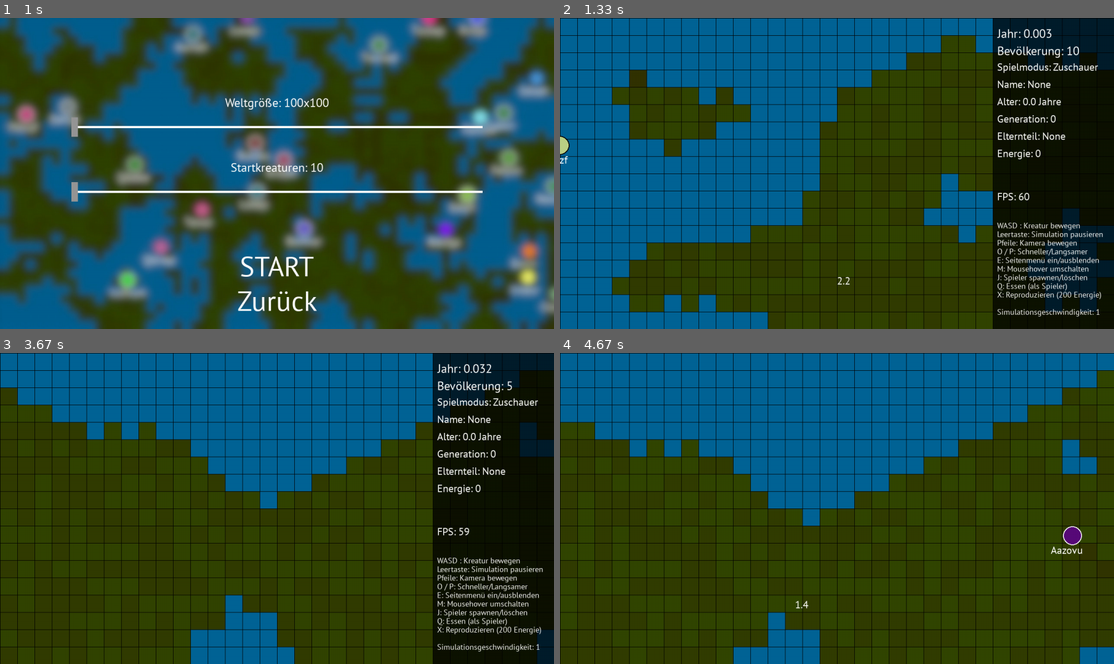
Above: before the commit, frames 1-4 (two rows, left to right).
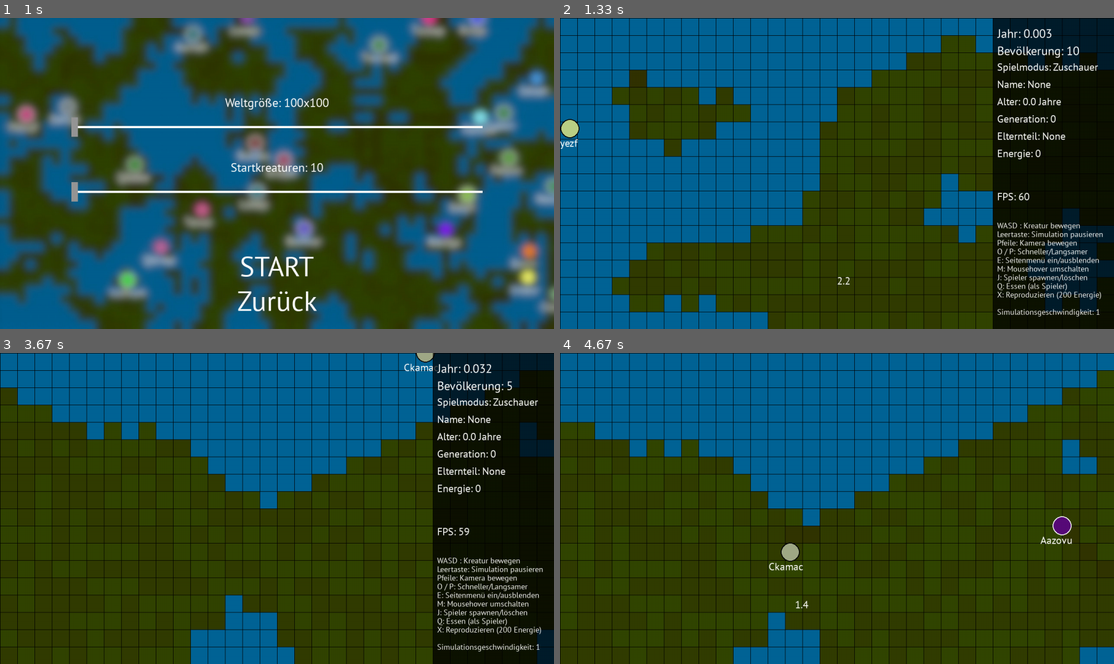
Above: after the commit, the same moments.

Repository: coding-lines/evolvers
Game: pygame game, started from evolversFiles/runGame_GUI.py
Two runs of this game, one before a commit and one after it. Both use one fixed random seed, a clock stepped at 60 frames per second and the inputs below.
Inputs (mouse positions are in pixels of both pictures, inside the frame that each line leads up to):
- Up to frame 1 (1 s): click "START" at 0.38 s; click "Neue Simulation" at 0.72 s
- Up to frame 2 (1.33 s): click "START" at 1.05 s
- Up to frame 3 (3.67 s): hold Right 1.33-1.8 s; move the mouse to (470, 545) at 1.37 s; hold Up 1.88-2.18 s; move the mouse to (72, 514) at 1.92 s; tap Space at 1.95, 2.28, 2.58, 2.78, 3.08, 3.35 s; tap E at 2.03, 3.43 s; hold Right 2.22-2.68 s; move the mouse to (166, 396) at 2.25 s; hold Left 2.72-3.25 s; move the mouse to (421, 511) at 2.75 s; hold Down 3.28-3.58 s; move the mouse to (343, 499) at 3.32 s; hold Left from 3.62 s (still down); move the mouse to (487, 589) at 3.65 s
- Up to frame 4 (4.67 s): tap Space at 3.68, 3.98, 4.12, 4.52 s; release Left at 4.02 s; hold Up 4.05-4.42 s; move the mouse to (720, 458) at 4.08 s; hold Right from 4.45 s (still down); move the mouse to (792, 589) at 4.48 s; tap E at 4.6 s

Frame 1 is identical in both runs. In frame 2, 0.3% of the frame differs, in the area x 0-4%, y 32-47%; in frame 3, 0.2%; in frame 4, 0.7%, in the area x 37-95%, y 52-70%.

Commit message:
Implemented new movement engine

Diff:
--- a/evolversFiles/creatureEngine.py
+++ b/evolversFiles/creatureEngine.py
@@ -134,17 +134,17 @@
                 creatures[creature]["rotation"] = random_rotation(creatures[creature]["rotation"])
 
             if creatures[creature]["rotation"] in range(0,45) or creatures[creature]["rotation"] in range(314,360):
-                creatures[creature]["movementY"] = (-creatures[creature]["attributes"]["realFleeSpeed"] + creatures[creature]["movementY"])/2
-                creatures[creature]["y"] -= creatures[creature]["attributes"]["realFleeSpeed"]
-            if creatures[creature]["rotation"] in range(134,226):
-                creatures[creature]["movementY"] = (creatures[creature]["attributes"]["realFleeSpeed"] + creatures[creature]["movementY"])/2
-                creatures[creature]["y"] += creatures[creature]["attributes"]["realFleeSpeed"]
-            if creatures[creature]["rotation"] in range(44,136):
-                creatures[creature]["movementX"] = (creatures[creature]["attributes"]["realFleeSpeed"] + creatures[creature]["movementX"])/2
-                creatures[creature]["x"] += creatures[creature]["attributes"]["realFleeSpeed"]
-            if creatures[creature]["rotation"] in range(224,316):
-                creatures[creature]["movementX"] = (-creatures[creature]["attributes"]["realFleeSpeed"] + creatures[creature]["movementX"])/2
-                creatures[creature]["x"] -= creatures[creature]["attributes"]["realFleeSpeed"]
+                creatures[creature]["movementY"] = (-creatures[creature]["attributes"]["realFleeSpeed"] + creatures[creature]["movementY"]*3)/4
+                #creatures[creature]["y"] -= creatures[creature]["attributes"]["realFleeSpeed"]
+            if creatures[creature]["rotation"] in range(134,226):
+                creatures[creature]["movementY"] = (creatures[creature]["attributes"]["realFleeSpeed"] + creatures[creature]["movementY"]*3)/4
+                #creatures[creature]["y"] += creatures[creature]["attributes"]["realFleeSpeed"]
+            if creatures[creature]["rotation"] in range(44,136):
+                creatures[creature]["movementX"] = (creatures[creature]["attributes"]["realFleeSpeed"] + creatures[creature]["movementX"]*3)/4
+                #creatures[creature]["x"] += creatures[creature]["attributes"]["realFleeSpeed"]
+            if creatures[creature]["rotation"] in range(224,316):
+                creatures[creature]["movementX"] = (-creatures[creature]["attributes"]["realFleeSpeed"] + creatures[creature]["movementX"]*3)/4
+                #creatures[creature]["x"] -= creatures[creature]["attributes"]["realFleeSpeed"]
             creatures[creature]["energy"] -= ceil(creatures[creature]["attributes"]["fleeSpeed"]/3)
             #Bewegung nach Rotation und Geschwindigkeit
             #FleeStateReal
@@ -152,17 +152,17 @@
             creatures[creature]["rotation"] = random_rotation(creatures[creature]["rotation"])
 
             if creatures[creature]["rotation"] in range(0,45) or creatures[creature]["rotation"] in range(314,360):
-                creatures[creature]["movementY"] = (-creatures[creature]["attributes"]["realFleeSpeed"] + creatures[creature]["movementY"])/2
-                creatures[creature]["y"] -= creatures[creature]["attributes"]["realFleeSpeed"]
-            if creatures[creature]["rotation"] in range(134,226):
-                creatures[creature]["movementY"] = (creatures[creature]["attributes"]["realFleeSpeed"] + creatures[creature]["movementY"])/2
-                creatures[creature]["y"] += creatures[creature]["attributes"]["realFleeSpeed"]
-            if creatures[creature]["rotation"] in range(44,136):
-                creatures[creature]["movementX"] = (creatures[creature]["attributes"]["realFleeSpeed"] + creatures[creature]["movementX"])/2
-                creatures[creature]["x"] += creatures[creature]["attributes"]["realFleeSpeed"]
-            if creatures[creature]["rotation"] in range(224,316):
-                creatures[creature]["movementX"] = (-creatures[creature]["attributes"]["realFleeSpeed"] + creatures[creature]["movementX"])/2
-                creatures[creature]["x"] -= creatures[creature]["attributes"]["realFleeSpeed"]
+                creatures[creature]["movementY"] = (-creatures[creature]["attributes"]["realFleeSpeed"] + creatures[creature]["movementY"]*3)/4
+                #creatures[creature]["y"] -= creatures[creature]["attributes"]["realFleeSpeed"]
+            if creatures[creature]["rotation"] in range(134,226):
+                creatures[creature]["movementY"] = (creatures[creature]["attributes"]["realFleeSpeed"] + creatures[creature]["movementY"]*3)/4
+                #creatures[creature]["y"] += creatures[creature]["attributes"]["realFleeSpeed"]
+            if creatures[creature]["rotation"] in range(44,136):
+                creatures[creature]["movementX"] = (creatures[creature]["attributes"]["realFleeSpeed"] + creatures[creature]["movementX"]*3)/4
+                #creatures[creature]["x"] += creatures[creature]["attributes"]["realFleeSpeed"]
+            if creatures[creature]["rotation"] in range(224,316):
+                creatures[creature]["movementX"] = (-creatures[creature]["attributes"]["realFleeSpeed"] + creatures[creature]["movementX"]*3)/4
+                #creatures[creature]["x"] -= creatures[creature]["attributes"]["realFleeSpeed"]
             creatures[creature]["energy"] -= ceil(creatures[creature]["attributes"]["fleeSpeed"]/2)
             #Bewegung nach Rotation und Geschwindigkeit
             #FleeStateFake
@@ -177,17 +177,17 @@
 
 
             if creatures[creature]["rotation"] in range(0,45) or creatures[creature]["rotation"] in range(314,360):
-                creatures[creature]["movementY"] = (-creatures[creature]["attributes"]["realEatSpeed"] + creatures[creature]["movementY"])/2
-                creatures[creature]["y"] -= creatures[creature]["attributes"]["realEatSpeed"]
-            if creatures[creature]["rotation"] in range(134,226):
-                creatures[creature]["movementY"] = (creatures[creature]["attributes"]["realEatSpeed"] + creatures[creature]["movementY"])/2
-                creatures[creature]["y"] += creatures[creature]["attributes"]["realEatSpeed"]
-            if creatures[creature]["rotation"] in range(44,136):
-                creatures[creature]["movementX"] = (creatures[creature]["attributes"]["realEatSpeed"] + creatures[creature]["movementX"])/2
-                creatures[creature]["x"] += creatures[creature]["attributes"]["realEatSpeed"]
-            if creatures[creature]["rotation"] in range(224,316):
-                creatures[creature]["movementX"] = (-creatures[creature]["attributes"]["realEatSpeed"] + creatures[creature]["movementX"])/2
-                creatures[creature]["x"] -= creatures[creature]["attributes"]["realEatSpeed"]
+                creatures[creature]["movementY"] = (-creatures[creature]["attributes"]["realEatSpeed"] + creatures[creature]["movementY"]*3)/4
+                #creatures[creature]["y"] -= creatures[creature]["attributes"]["realEatSpeed"]
+            if creatures[creature]["rotation"] in range(134,226):
+                creatures[creature]["movementY"] = (creatures[creature]["attributes"]["realEatSpeed"] + creatures[creature]["movementY"]*3)/4
+                #creatures[creature]["y"] += creatures[creature]["attributes"]["realEatSpeed"]
+            if creatures[creature]["rotation"] in range(44,136):
+                creatures[creature]["movementX"] = (creatures[creature]["attributes"]["realEatSpeed"] + creatures[creature]["movementX"]*3)/4
+                #creatures[creature]["x"] += creatures[creature]["attributes"]["realEatSpeed"]
+            if creatures[creature]["rotation"] in range(224,316):
+                creatures[creature]["movementX"] = (-creatures[creature]["attributes"]["realEatSpeed"] + creatures[creature]["movementX"]*3)/4
+                #creatures[creature]["x"] -= creatures[creature]["attributes"]["realEatSpeed"]
             #Bewegung nach Rotation und Geschwindigkeit
 
             creatures[creature]["energy"] -= ceil(creatures[creature]["attributes"]["eatSpeed"]/2)
@@ -198,17 +198,17 @@
 
 
             if creatures[creature]["rotation"] in range(0,45) or creatures[creature]["rotation"] in range(314,360):
-                creatures[creature]["movementY"] = (-creatures[creature]["attributes"]["realWalkSpeed"] + creatures[creature]["movementY"])/2
-                creatures[creature]["y"] -= creatures[creature]["attributes"]["realWalkSpeed"]
-            if creatures[creature]["rotation"] in range(134,226):
-                creatures[creature]["movementY"] = (creatures[creature]["attributes"]["realWalkSpeed"] + creatures[creature]["movementY"])/2
-                creatures[creature]["y"] += creatures[creature]["attributes"]["realWalkSpeed"]
-            if creatures[creature]["rotation"] in range(44,136):
-                creatures[creature]["movementX"] = (creatures[creature]["attributes"]["realWalkSpeed"] + creatures[creature]["movementX"])/2
-                creatures[creature]["x"] += creatures[creature]["attributes"]["realWalkSpeed"]
-            if creatures[creature]["rotation"] in range(224,316):
-                creatures[creature]["movementX"] = (-creatures[creature]["attributes"]["realWalkSpeed"] + creatures[creature]["movementX"])/2
-                creatures[creature]["x"] -= creatures[creature]["attributes"]["realWalkSpeed"]
+                creatures[creature]["movementY"] = (-creatures[creature]["attributes"]["realWalkSpeed"] + creatures[creature]["movementY"]*3)/4
+                #creatures[creature]["y"] -= creatures[creature]["attributes"]["realWalkSpeed"]
+            if creatures[creature]["rotation"] in range(134,226):
+                creatures[creature]["movementY"] = (creatures[creature]["attributes"]["realWalkSpeed"] + creatures[creature]["movementY"]*3)/4
+                #creatures[creature]["y"] += creatures[creature]["attributes"]["realWalkSpeed"]
+            if creatures[creature]["rotation"] in range(44,136):
+                creatures[creature]["movementX"] = (creatures[creature]["attributes"]["realWalkSpeed"] + creatures[creature]["movementX"]*3)/4
+                #creatures[creature]["x"] += creatures[creature]["attributes"]["realWalkSpeed"]
+            if creatures[creature]["rotation"] in range(224,316):
+                creatures[creature]["movementX"] = (-creatures[creature]["attributes"]["realWalkSpeed"] + creatures[creature]["movementX"]*3)/4
+                #creatures[creature]["x"] -= creatures[creature]["attributes"]["realWalkSpeed"]
 
             creatures[creature]["energy"] -= ceil(creatures[creature]["attributes"]["walkSpeed"]/2)
 
@@ -220,7 +220,8 @@
                     creatures[creature]["reproduceTime"] = 60
                     #print("Reproduction")
 
-
+        creatures[creature]["x"] += creatures[creature]["movementX"]
+        creatures[creature]["y"] += creatures[creature]["movementY"]
 
         if creatures[creature]["rotation"] not in range(0,316):
             creatures[creature]["rotation"] = 0
